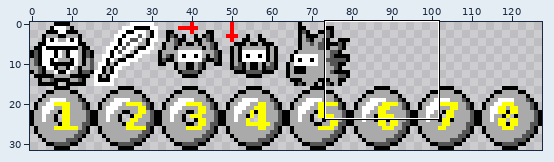
One commit to this sprite sheet: dev/object_tiles.png. The first picture is a wide view before the edit; the outline marks the close-up.
Close-up. Before the edit:
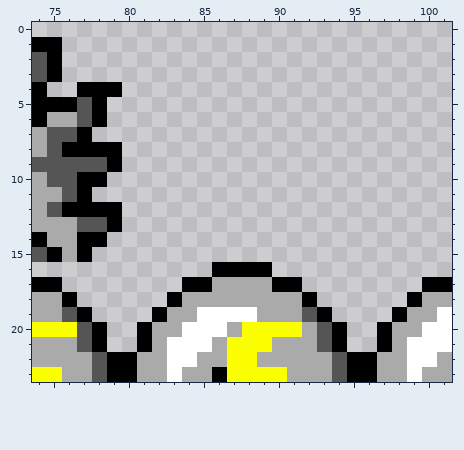
The file is 128x32 pixels. Shown: x 74..101, y 0..23.
After:
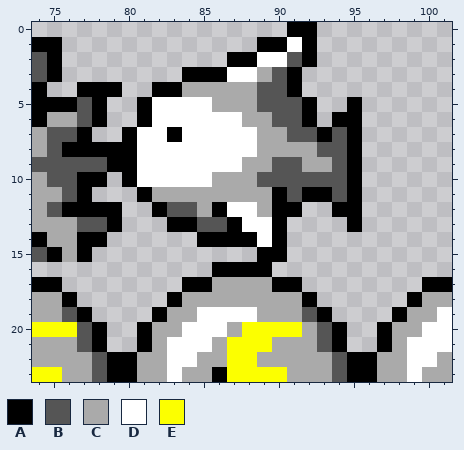
Palette (. is transparent): A #000000  B #555555  C #aaaaaa  D #ffffff  E #fcff00
Change:
@@ x 74..101 @@
- 0 ............................
- 1 AA..........................
- 2 BA..........................
- 3 BA..........................
- 4 A..AAA......................
- 5 AAABA.......................
- 6 ACCBA.......................
- 7 CBBA........................
- 8 CBAAAA......................
- 9 BBBBBA......................
-10 CBBAA.......................
-11 CCBA........................
-12 CBAAAA......................
-13 CCCBBA......................
-14 ACCAA.......................
-15 BACA........................
+ 0 .................AA.........
+ 1 AA.............AADA.........
+ 2 BA...........AADDBA.........
+ 3 BA........AAADDCBA..........
+ 4 A..AAA..AACCCCCBBA..........
+ 5 AAABA..ADDDDCCCBBBA..A......
+ 6 ACCBA..ADDDDDDCCBBA.AA......
+ 7 CBBA..ADDADDDDDCCBBABA......
+ 8 CBAAAAADDDDDDDDCCCCBBA......
+ 9 BBBBBAADDDDDDDCCBBCCBA......
+10 CBBAA.ADDDDDCCCBBBBBBA......
+11 CCBA...ACCCCCCCCABAABA......
+12 CBAAAA..ABBCADDCAA..AA......
+13 CCCBBA...AABBADDA....A......
+14 ACCAA......AAAADA...........
+15 BACA...........AA...........
 16 ............AAAA............
